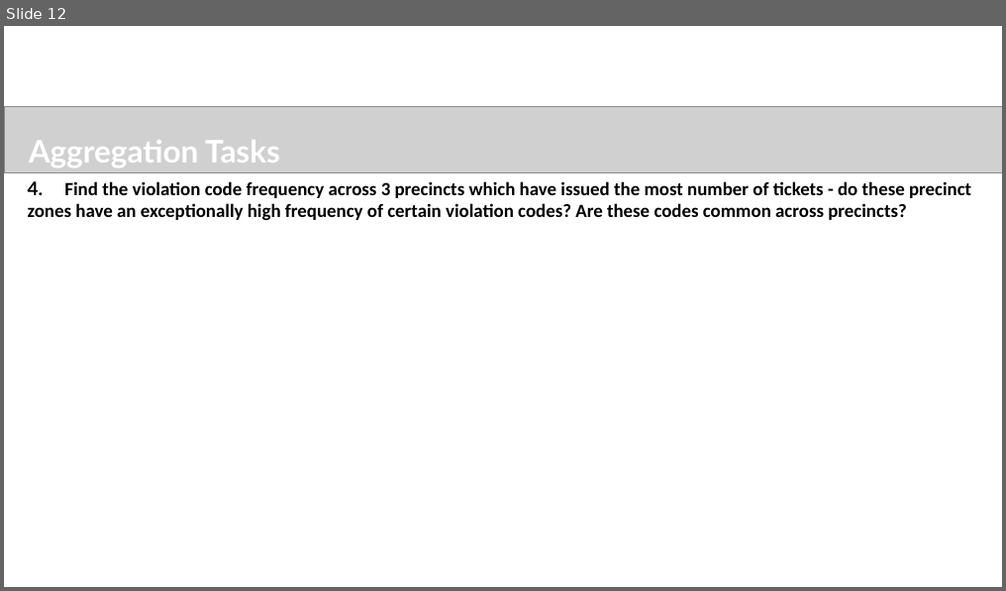
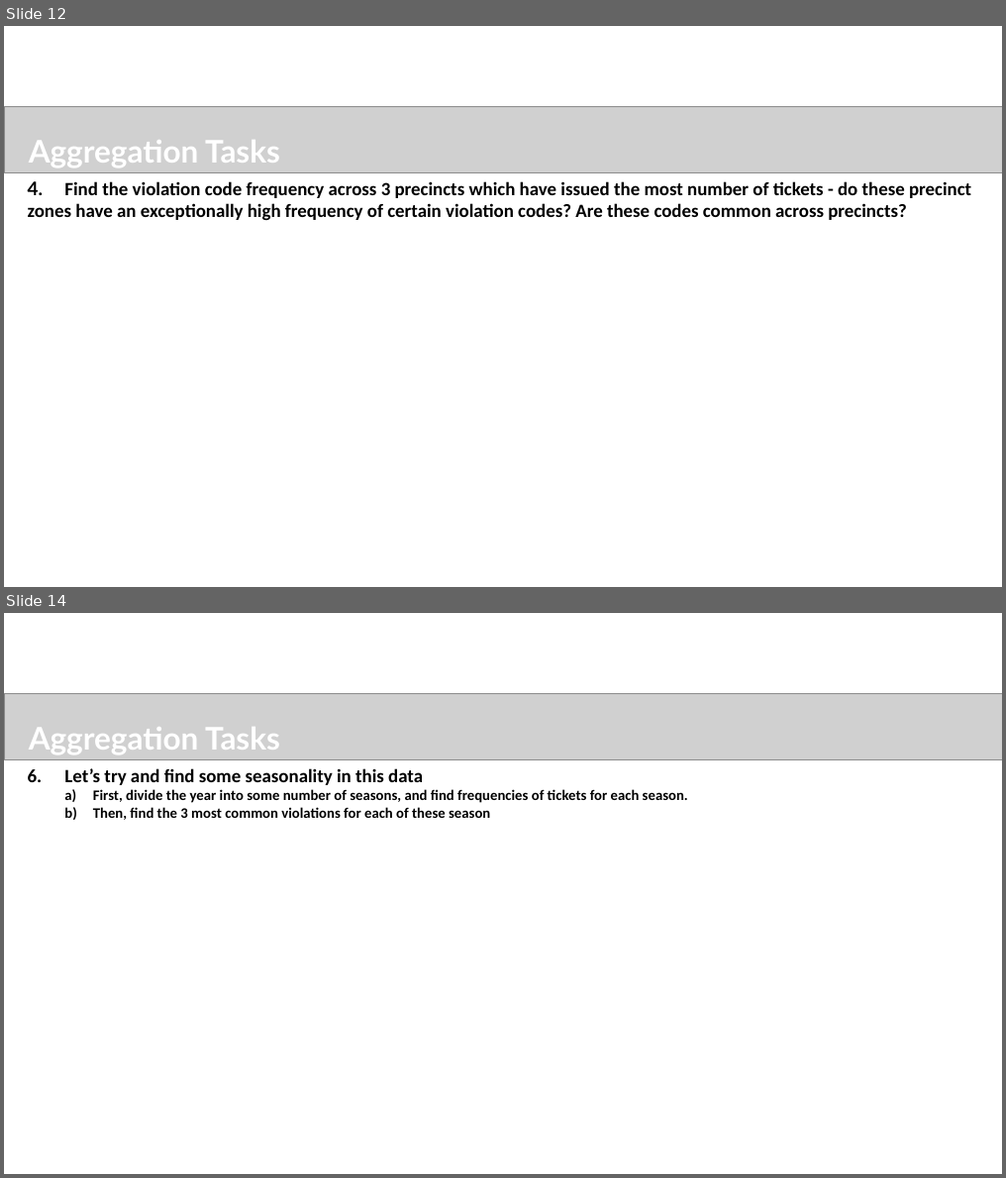
Before and after one commit to sureshballa/data-science-projects, a slide deck: NYC Parking Tickets EDA/FayizMayamVeettil_DDA1730041_main.pptx. Shown one above the other, each under a label of ours: slide 12 before the commit, slides 12 and 14 after it; the slides between them are not shown. The pictures are 1006x591 and 1006x1178 pixels, drawn with LibreOffice and Linux fonts; fonts in the diff are those of the drawing; grey boxes stand for pictures; background and template pictures are left out. Boxes give left, top, right and bottom in pixels: in the first picture for what was removed or moved away, otherwise in the second. Text is boxed around its words. In the diff, an @@ line names an element or a change of style, - is before the commit and + after.

```diff
--- a/NYC Parking Tickets EDA/FayizMayamVeettil_DDA1730041_main.pptx
+++ b/NYC Parking Tickets EDA/FayizMayamVeettil_DDA1730041_main.pptx
@@ slide 14 added at box(4, 613, 1002, 1174), background #FFFFFF @@
@@ picture added at box(4, 694, 1002, 760) @@
@@ text added at box(29, 727, 280, 755), 30 pt, text #FFFFFF, bold @@
+Aggregation Tasks
@@ text added at box(28, 768, 688, 820), 14 pt, text #000000, bold @@
+6. Let’s try and find some seasonality in this data
+  a) First, divide the year into some number of seasons, and find frequencies of tickets for each season.
+  b) Then, find the 3 most common violations for each of these season
```
Also in this commit, not shown: 3 slides changed, 2 other slides added, 2 other files.
